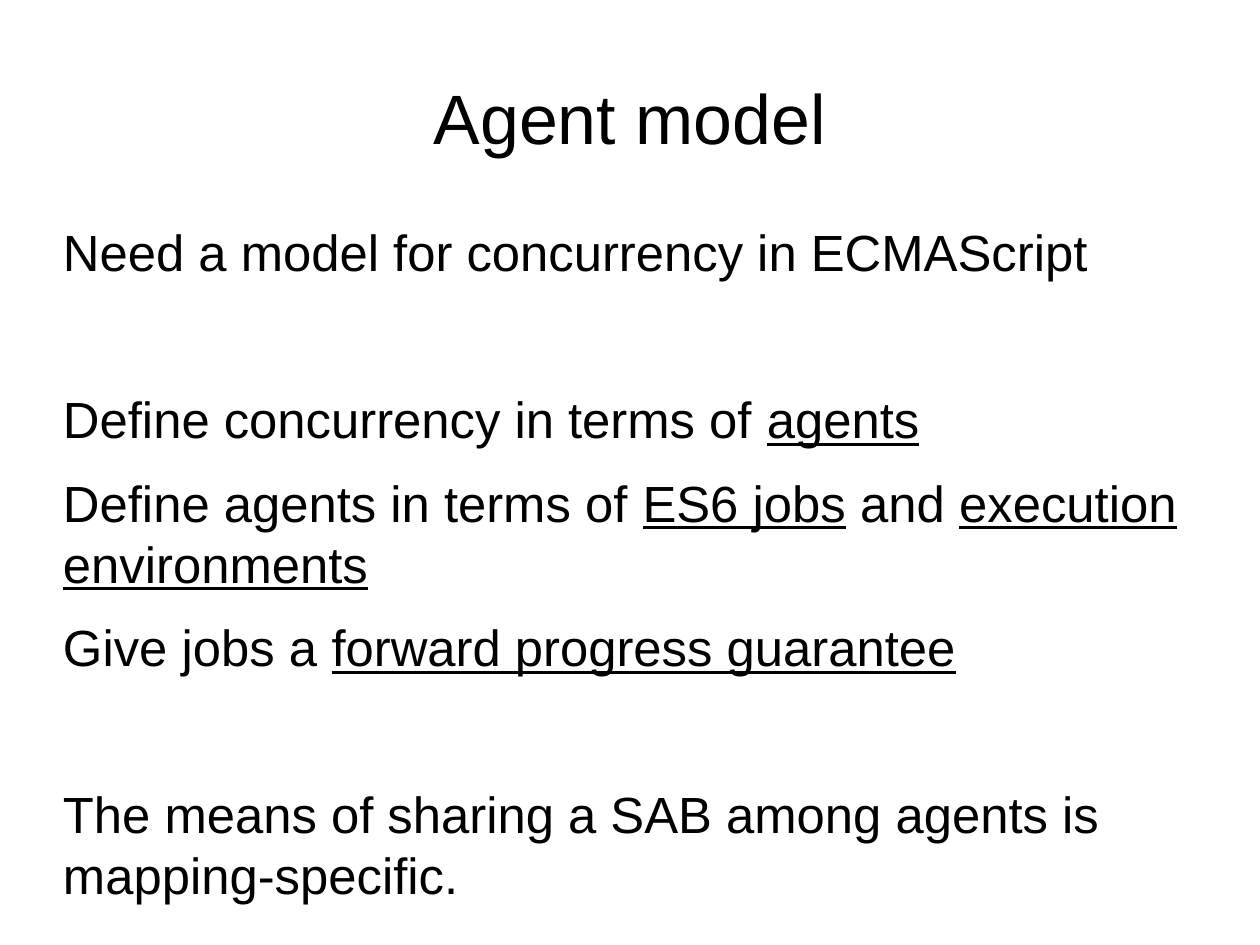
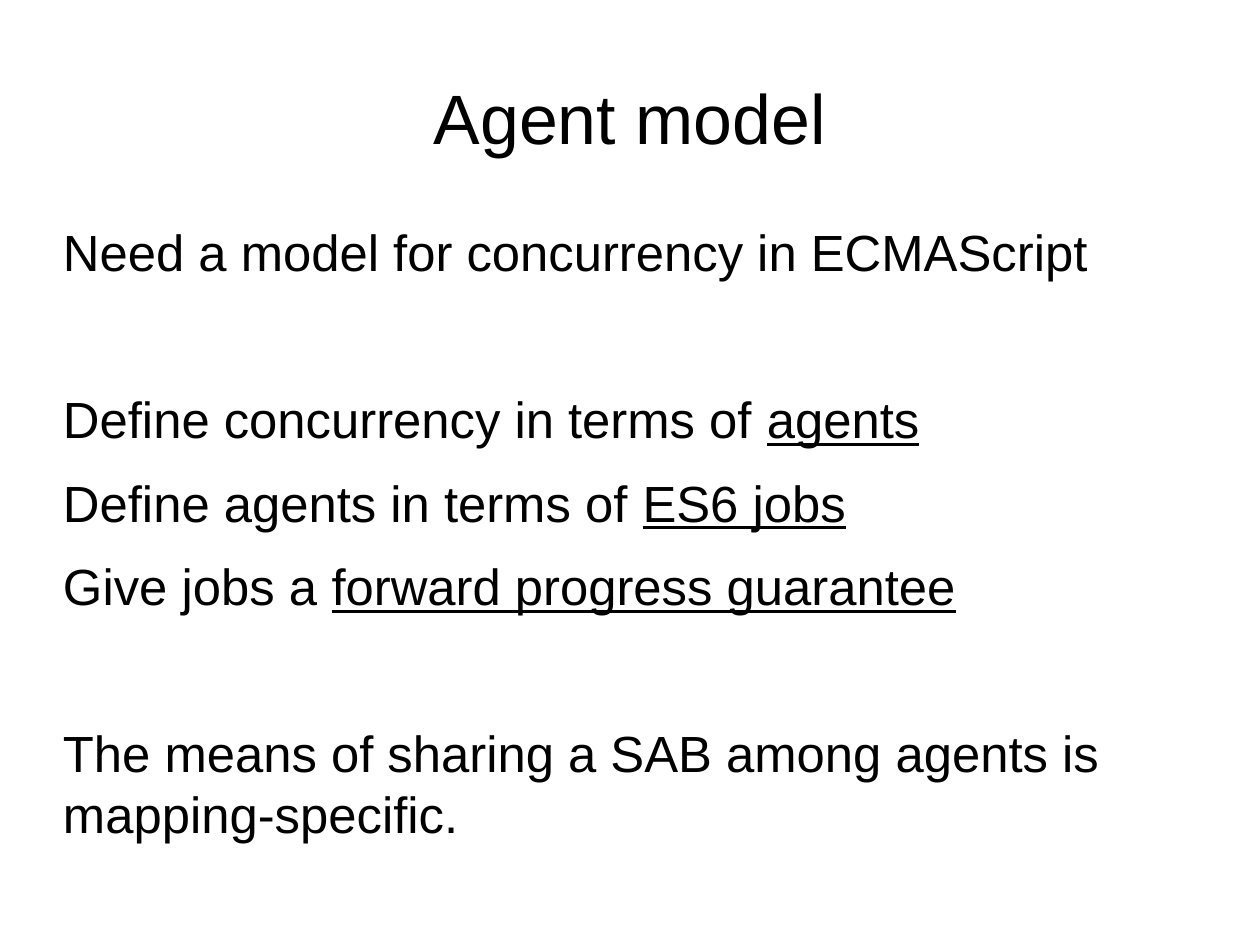
Before and after one commit to tc39/proposal-ecmascript-sharedmem, a slide deck: slide 9 of tc39/presentation-sept-2015.odp. Drawn at 1260x945 pixels with LibreOffice and Linux fonts; fonts in the diff are those of the drawing. Boxes give left, top, right and bottom in pixels: in the first picture for what was removed or moved away, otherwise in the second. Text is boxed around its words. In the diff, an @@ line names an element or a change of style, - is before the commit and + after.

```diff
--- a/tc39/presentation-sept-2015.odp
+++ b/tc39/presentation-sept-2015.odp
@@ text at (63, 485, 846, 532): text changed @@
-Define agents in terms of ES6 jobs and execution environments
+Define agents in terms of ES6 jobs
```
Also in this commit, not shown: 6 other slides changed, 6 slides added, 1 slide removed.
